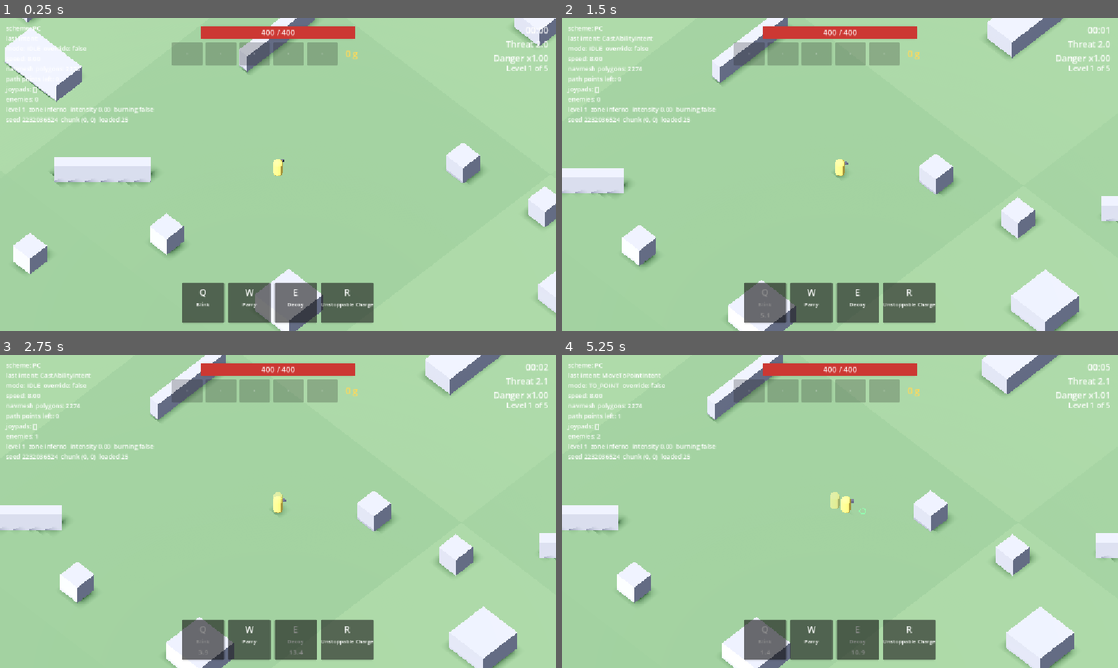
Above: before the commit, frames 1-4 (two rows, left to right).
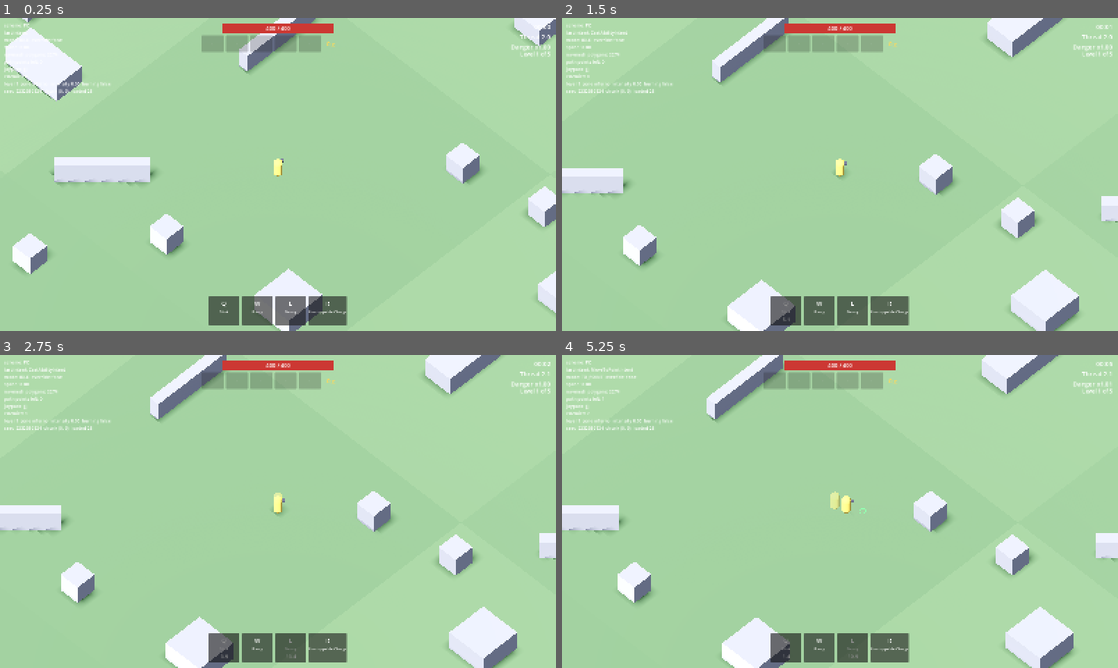
Above: after the commit, the same moments.

Repository: Ahadwen/Escape-v2
Game: Godot game, scene res://world/levels/level.tscn
Same seed, same stepped clock (60 frames per second), same inputs: the game is played once before the commit and once after it.
Inputs (mouse positions are in pixels of both pictures, inside the frame that each line leads up to):
- Up to frame 1 (0.25 s): no input
- Up to frame 2 (1.5 s): tap Enter at 0.5 s; move the mouse to (962, 158) at 0.52 s; tap Q (ability_1) at 0.6 s; click (962, 158) at 0.67 s; drag from (728, 190) to (812, 237) at 1.27 s
- Up to frame 3 (2.75 s): click (250, 574) at 2 s; move the mouse to (333, 442) at 2.02 s; tap E (ability_3) at 2.1 s; click (333, 442) at 2.17 s
- Up to frame 4 (5.25 s): click (895, 442) at 2.75 s; drag from (812, 574) to (673, 464) at 2.77 s; click (673, 464) at 3.5 s; move the mouse to (1006, 558) at 3.52 s; click (1006, 558) at 3.6 s; click (1006, 558) at 4.25 s; drag from (673, 464) to (756, 433) at 4.27 s; click (756, 433) at 5 s; move the mouse to (867, 511) at 5.02 s; right-click (867, 511) at 5.1 s; click (867, 511) at 5.17 s

The runs differ from the first frame. In frame 1, 6.9% of the frame differs, in the area x 0-100%, y 0-100%; in frame 2, 7.5%; in frame 3, 7.5%; in frame 4, 7.5%.

Commit message:
Open the game window maximised (1600x900 when restored)
Co-Authored-By: Claude Opus 5.5 <noreply@anthropic.com>
Claude-Session: https://claude.ai/code/session_01MK2ViG6yW215fERvVJH3QP

Diff:
--- a/project.godot
+++ b/project.godot
@@ -26,6 +26,9 @@
 
 [display]
 
+window/size/viewport_width=1600
+window/size/viewport_height=900
+window/size/mode=2
 window/stretch/mode="canvas_items"
 window/stretch/aspect="expand"
 
